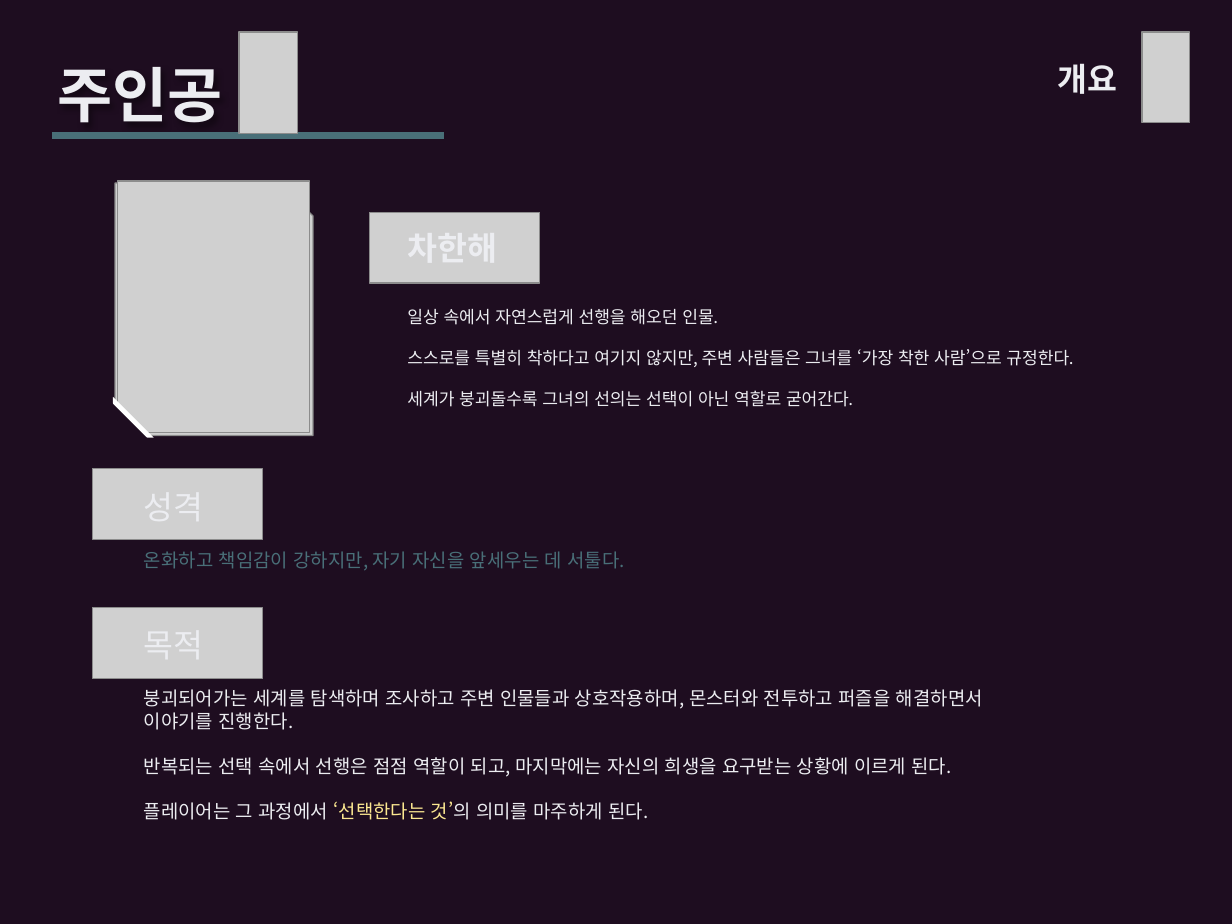
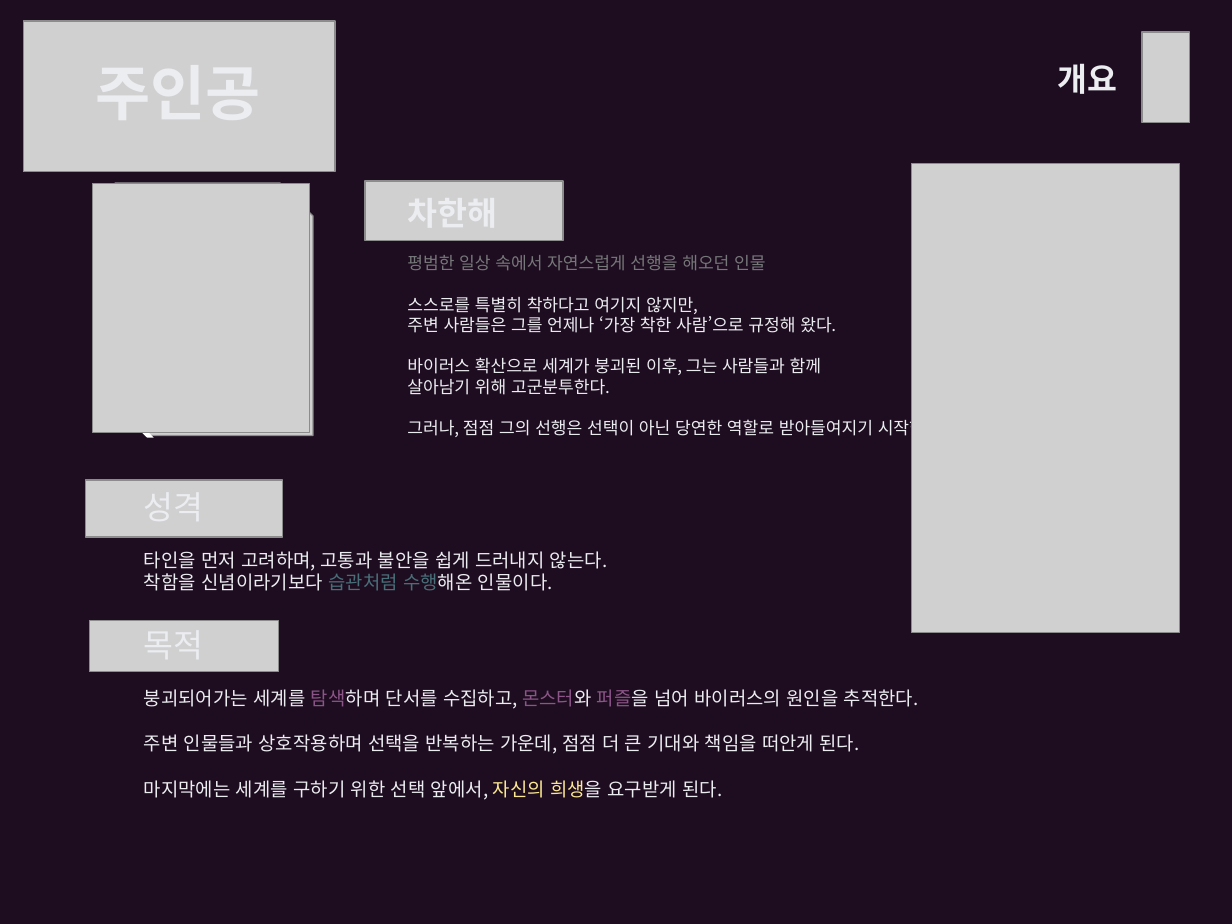
Before and after one commit to ysooj/Gihoek, a slide deck: slide 10 of reference_copying.pptx (slide 11 before the commit). Drawn at 1232x924 pixels with LibreOffice and Linux fonts; fonts in the diff are those of the drawing; grey boxes stand for pictures. Boxes give left, top, right and bottom in pixels: in the first picture for what was removed or moved away, otherwise in the second. Text is boxed around its words. In the diff, an @@ line names an element or a change of style, - is before the commit and + after.

Commit message:
[과제](1.22) 인물 소개(주인공, 악당) 첫 페이지

```diff
--- a/reference_copying.pptx
+++ b/reference_copying.pptx
@@ picture added at bbox=[23, 21, 335, 171] @@
@@ picture removed at bbox=[239, 32, 297, 133] @@
@@ text removed at bbox=[57, 67, 222, 133] @@
-주인공
@@ line removed from (52, 136) to (445, 136) @@
@@ picture added at bbox=[912, 164, 1180, 633] @@
@@ picture: place and size @@
-picture at bbox=[117, 181, 309, 432]
+picture at bbox=[92, 184, 309, 432]
@@ picture added at bbox=[365, 181, 563, 240] @@
@@ text "차한해": place and size @@
-text "차한해" at bbox=[407, 309, 1073, 407]
+text "차한해" at bbox=[407, 255, 945, 440]
@@ picture removed at bbox=[370, 212, 540, 282] @@
@@ text at bbox=[407, 255, 945, 440]: text changed @@
-일상 속에서 자연스럽게 선행을 해오던 인물.
-스스로를 특별히 착하다고 여기지 않지만, 주변 사람들은 그녀를 ‘가장 착한 사람’으로 규정한다.
-세계가 붕괴돌수록 그녀의 선의는 선택이 아닌 역할로 굳어간다.
+평범한 일상 속에서 자연스럽게 선행을 해오던 인물
+스스로를 특별히 착하다고 여기지 않지만,
+주변 사람들은 그를 언제나 ‘가장 착한 사람’으로 규정해 왔다.
+바이러스 확산으로 세계가 붕괴된 이후, 그는 사람들과 함께
+살아남기 위해 고군분투한다.
+그러나, 점점 그의 선행은 선택이 아닌 당연한 역할로 받아들여지기 시작한다.
@@ picture: place and size @@
-picture at bbox=[92, 468, 262, 538]
+picture at bbox=[85, 480, 282, 537]
@@ text at bbox=[144, 551, 608, 591]: text changed; text colour #496F78 to #ECEDF1 @@
-온화하고 책임감이 강하지만, 자기 자신을 앞세우는 데 서툴다.
+타인을 먼저 고려하며, 고통과 불안을 쉽게 드러내지 않는다.
+착함을 신념이라기보다 습관처럼 수행해온 인물이다.
@@ picture: place and size @@
-picture at bbox=[92, 607, 262, 678]
+picture at bbox=[89, 620, 277, 671]
@@ text at bbox=[144, 689, 919, 800]: text changed @@
-붕괴되어가는 세계를 탐색하며 조사하고 주변 인물들과 상호작용하며, 몬스터와 전투하고 퍼즐을 해결하면서 이야기를 진행한다.
-반복되는 선택 속에서 선행은 점점 역할이 되고, 마지막에는 자신의 희생을 요구받는 상황에 이르게 된다.
-플레이어는 그 과정에서 ‘선택한다는 것’의 의미를 마주하게 된다.
+붕괴되어가는 세계를 탐색하며 단서를 수집하고, 몬스터와 퍼즐을 넘어 바이러스의 원인을 추적한다.
+주변 인물들과 상호작용하며 선택을 반복하는 가운데, 점점 더 큰 기대와 책임을 떠안게 된다.
+마지막에는 세계를 구하기 위한 선택 앞에서, 자신의 희생을 요구받게 된다.
```
Also in this commit, not shown: 7 other slides changed, 8 slides added, 4 slides removed, 55 other files.
